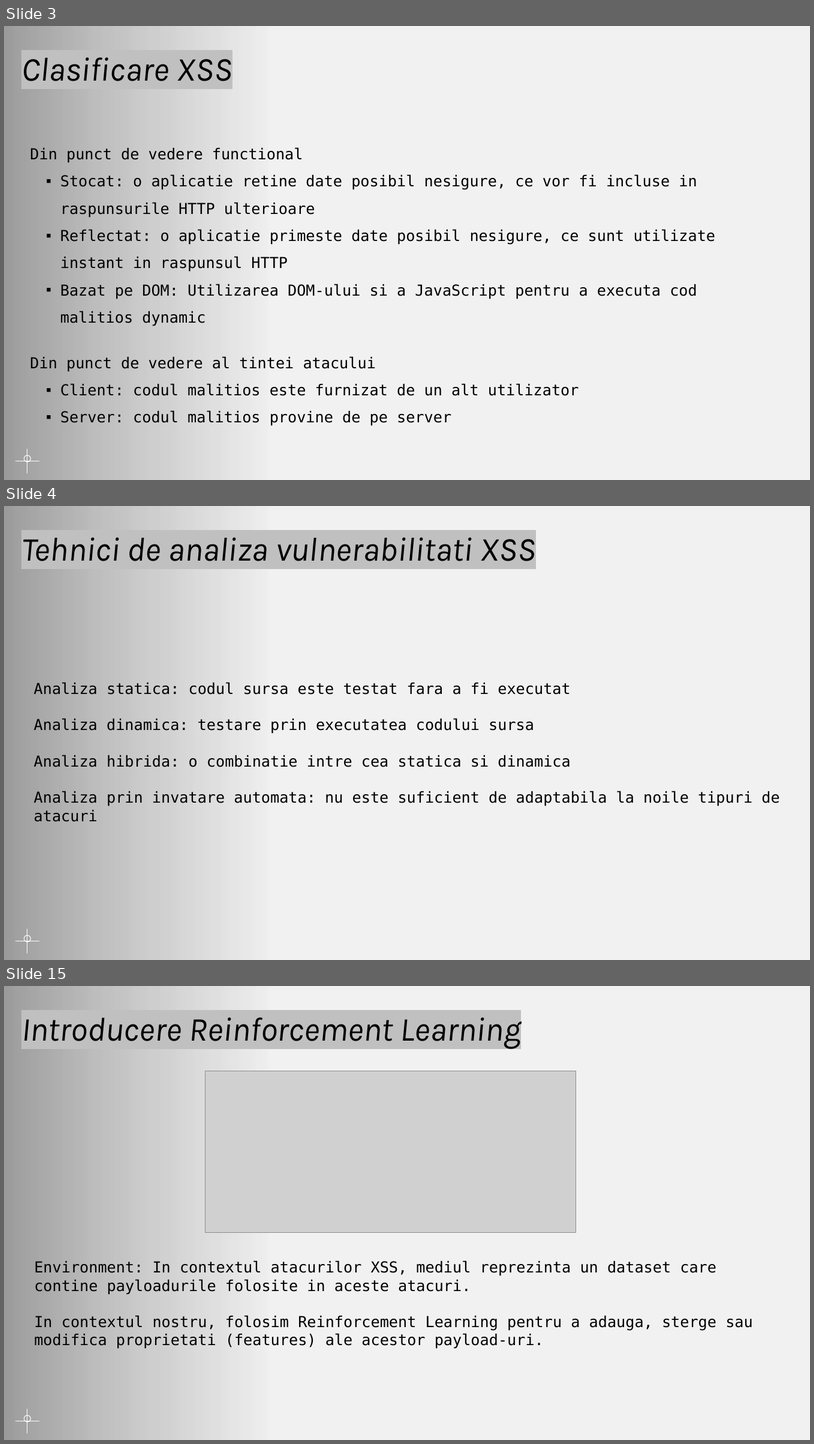
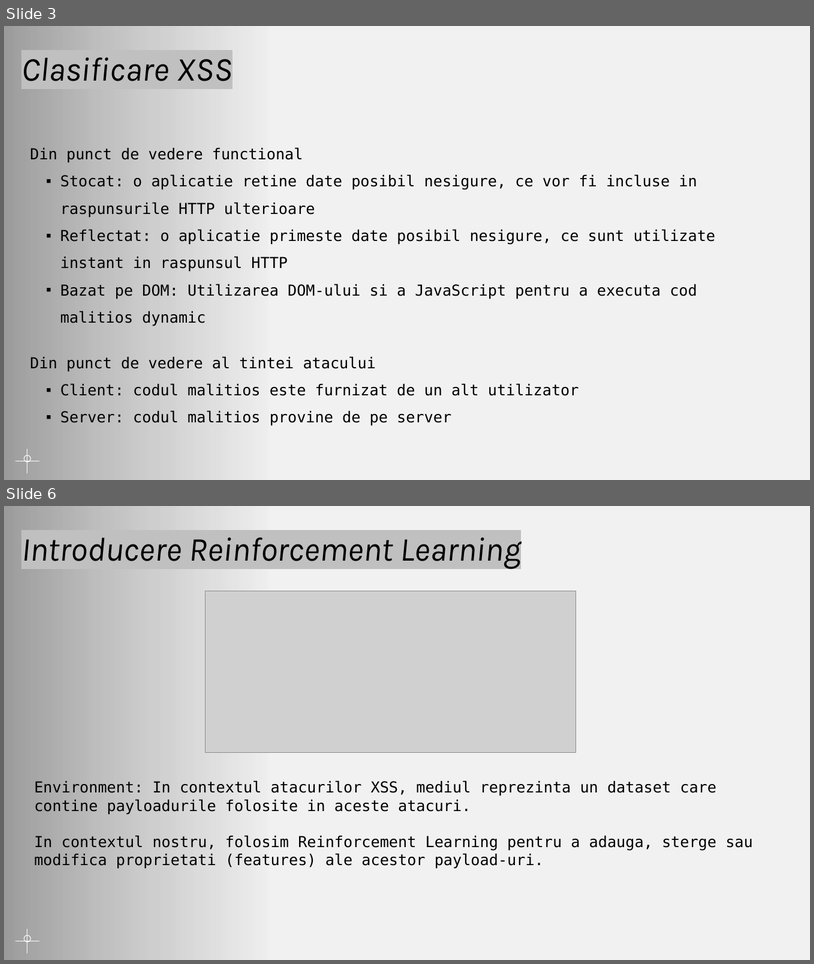
Before and after one commit to AntonioN09/ProiectTSS, a slide deck: Proiect_TSS.pptx. Shown one above the other, each under a label of ours: slides 3, 4 and 15 before the commit, slides 3 and 6 after it; the slides between them are not shown. The pictures are 814x1444 and 814x964 pixels, drawn with LibreOffice and Linux fonts; fonts in the diff are those of the drawing; grey boxes stand for pictures; background and template pictures are left out. Boxes give left, top, right and bottom in pixels: in the first picture for what was removed or moved away, otherwise in the second. Text is boxed around its words. In the diff, an @@ line names an element or a change of style, - is before the commit and + after.

```diff
--- a/Proiect_TSS.pptx
+++ b/Proiect_TSS.pptx
@@ slide 4 removed at (4, 506, 810, 960), background picture (left out) @@
@@ rectangle removed at (4, 506, 270, 960) @@
@@ title removed at (21, 537, 536, 561) @@
-Tehnici de analiza vulnerabilitati XSS
@@ text removed at (34, 682, 780, 806) @@
-Analiza statica: codul sursa este testat fara a fi executat
-Analiza dinamica: testare prin executatea codului sursa
-Analiza hibrida: o combinatie intre cea statica si dinamica
-Analiza prin invatare automata: nu este suficient de adaptabila la noile tipuri de atacuri
@@ ellipse removed at (24, 935, 30, 942) @@
@@ line removed from (27, 953) to (27, 929) @@
@@ line removed from (15, 941) to (39, 941) @@
@@ what was slide 15 is now slide 6 @@
```
Also in this commit, not shown: 2 slides changed, 8 other slides removed.
